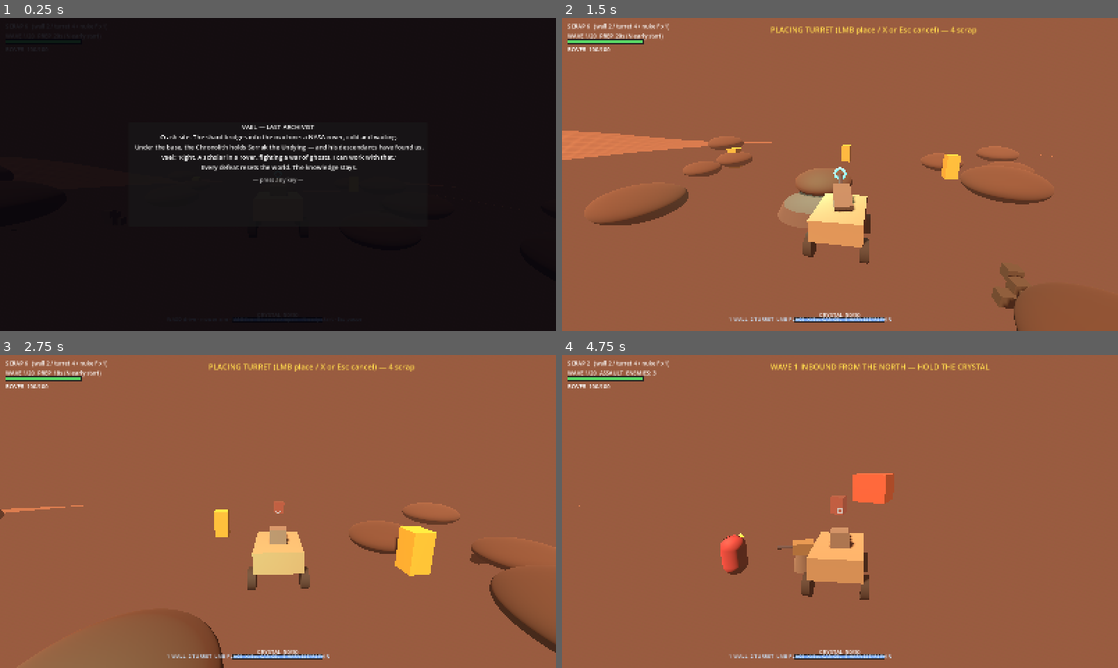
Above: before the commit, frames 1-4 (two rows, left to right).
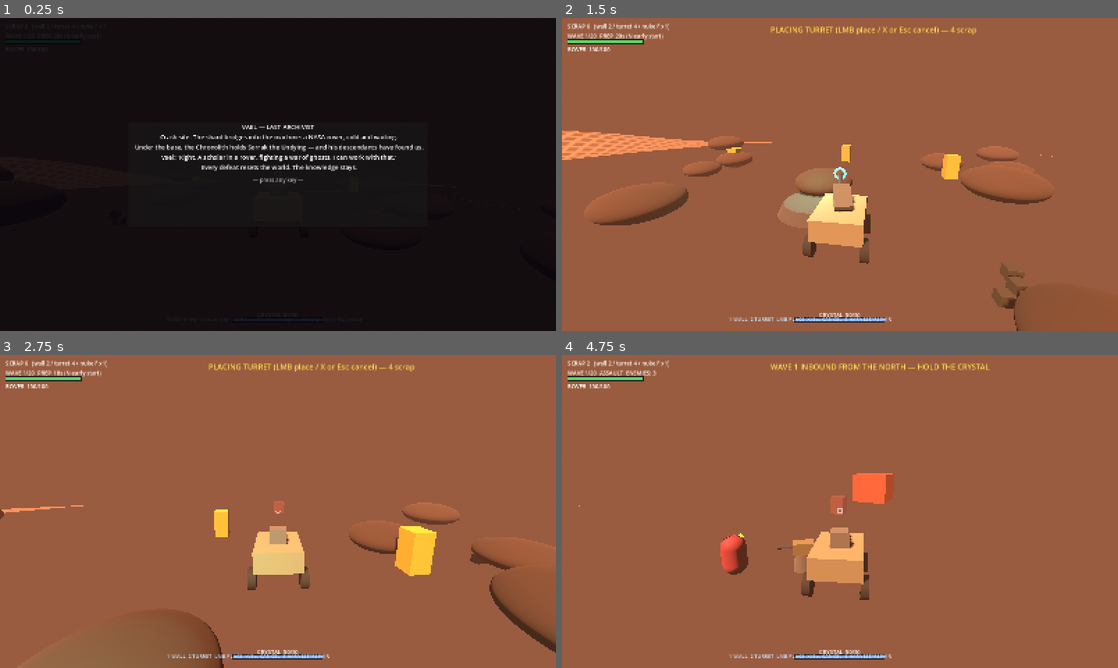
Above: after the commit, the same moments.

Repository: Sumane/chronolith-game
Game: Godot game, scene res://scenes/v1/entry.tscn
Two runs of this game, one before a commit and one after it. Both use one fixed random seed, a clock stepped at 60 frames per second and the inputs below.
Inputs (mouse positions are in pixels of both pictures, inside the frame that each line leads up to):
- Up to frame 1 (0.25 s): no input
- Up to frame 2 (1.5 s): tap Enter at 0.5 s; move the mouse to (867, 174) at 0.52 s; hold 1 (build_1) 0.53-1.28 s; hold W (move_up) from 0.53 s (still down); click (867, 174) at 0.67 s; move the mouse to (812, 174) at 1.27 s; tap 2 (build_2) at 1.35 s
- Up to frame 3 (2.75 s): keep holding W (move_up); move the mouse to (289, 505) at 2.02 s; tap 3 (build_3) at 2.1 s
- Up to frame 4 (4.75 s): keep holding W (move_up); move the mouse to (834, 517) at 2.77 s; tap 4 (build_4) at 2.85 s; click (834, 517) at 2.92 s; move the mouse to (878, 514) at 3.52 s; hold V (deploy_rover) 3.53-4.28 s; tap B (debug_golem) at 4.15 s; move the mouse to (795, 508) at 4.27 s; tap N (early_start) at 4.35 s

The runs differ from the first frame. In frame 2, 0.9% of the frame differs, in the area x 0-89%, y 36-46%; in frame 3, 0.1%; in frame 4, less than 0.1%.

Commit message:
fix(3d): make the ground grid hold at glancing angles (fix 5)
The reported 'inverted visible face': the player camera is nearly
horizontal, so the flat ground in front is sampled at extreme
minification. A 1 px (6 cm) grid line with no anisotropic filtering
averages out on the face you are driving on while it survives on
steeper ground further away - the texture appears to live on the
opposite face of the ground.

- grid lines 1 px -> 6 px (6 cm -> 37.5 cm of ground)
- terrain material: TEXTURE_FILTER_LINEAR_WITH_MIPMAPS_ANISOTROPIC
  (the 4.7 enum name) + anisotropic_filtering_level=16 in
  project.godot (rendering/textures/default_filters/...)
- terrain_probe: line width, material filter, saved project level
- ground_debug: new gd_glance.png shot at the near-horizontal
  complaint angle

Diff:
--- a/project.godot
+++ b/project.godot
@@ -30,3 +30,9 @@
 
 renderer/rendering_method="mobile"
 renderer/rendering_method.mobile="gl_compatibility"
+# The ground grid must hold at glancing camera angles (the player camera is
+# nearly horizontal): without anisotropic filtering the 1 m grid minifies
+# away on flat ground while it survives on steeper ground — the texture
+# appears to "live" on a different face of the ground than the one you are
+# driving on (playtest fix 5)
+textures/default_filters/anisotropic_filtering_level=16
--- a/tests/v1/ground_debug.gd
+++ b/tests/v1/ground_debug.gd
@@ -5,6 +5,8 @@
 ##   gd_player.png — low player-style view over the arena
 ##   gd_top.png    — ortho straight down (the 1 m grid, visible or not)
 ##   gd_edge.png   — from the arena edge out over the plain to the horizon
+##   gd_glance.png — near-horizontal at rover height (the "wrong face"
+##                   angle): the grid must hold on the flat ground in front
 ## Run WITHOUT --headless:  godot --path . tests/v1/ground_debug.tscn
 
 func _ready() -> void:
@@ -71,6 +73,15 @@
 	cam3.queue_free()
 	await _wait(5)
 
+	# 4: fix-5 angle — near-horizontal, at rover height, looking across flat
+	# ground toward the arena relief (the "wrong face" report angle): the 1 m
+	# grid must be visible on the FLAT ground in front, not only on the
+	# steeper ground further away
+	var cam4 := await _cam(Vector3(0.0, 1.4, 12.0), Vector3(0.0, 0.3, -24.0), 70.0, 0.0)
+	_shot("user://gd_glance.png")
+	cam4.queue_free()
+	await _wait(5)
+
 	print("== ground debug: done ==")
 	arena.queue_free()
 	await _wait(5)
--- a/tests/v1/terrain_probe.gd
+++ b/tests/v1/terrain_probe.gd
@@ -29,6 +29,21 @@
 		if FileAccess.file_exists(gp):
 			DirAccess.remove_absolute(gp)
 
+## The anisotropy level as saved in project.godot (not the runtime value —
+## the engine clamps that to the active renderer's capability at startup,
+## and the headless renderer clamps it to 2).
+func _saved_aniso_level() -> int:
+	var f := FileAccess.open("res://project.godot", FileAccess.READ)
+	if f == null:
+		return 0
+	var lvl := 0
+	while not f.eof_reached():
+		var line := f.get_line().strip_edges()
+		if line.begins_with("textures/default_filters/anisotropic_filtering_level="):
+			lvl = int(line.split("=")[1])
+			break
+	return lvl
+
 func _run() -> void:
 	_wipe()
 	var es := ResourceLoader.load("res://scenes/v1/entry.tscn") as PackedScene
@@ -57,6 +72,33 @@
 	check("the ground is one wide field (>= 100 m), not a 40 m slab", field_wide)
 	check("no second floor: no PlaneMesh plain under the terrain", plane_count == 0)
 
+	# fix 5: the grid must survive glancing camera angles — wide lines (a
+	# 1 px / 6 cm line is sub-texel the moment the ground is sampled at a
+	# shallow angle) + anisotropic sampling (material + project level)
+	var line_wide := false
+	var aniso_ok := false
+	if tmi != null and tmi.material_override is StandardMaterial3D:
+		var tm := tmi.material_override as StandardMaterial3D
+		aniso_ok = tm.texture_filter == BaseMaterial3D.TEXTURE_FILTER_LINEAR_WITH_MIPMAPS_ANISOTROPIC
+		var tex2: Texture2D = tm.albedo_texture
+		if tex2 is ImageTexture:
+			var img := (tex2 as ImageTexture).get_image()
+			var run := 0
+			while run < 16:
+				var p := img.get_pixel(run, 1)
+				var dl := Vector3(p.r - 0.68, p.g - 0.47, p.b - 0.34)
+				if dl.length() > 0.05:
+					break
+				run += 1
+			line_wide = run >= 4
+	check("grid lines are wide enough to survive minification (>= 4 px)", line_wide)
+	check("terrain material uses anisotropic mipmapped filtering", aniso_ok)
+	# the project level is read from project.godot itself: the engine clamps
+	# the runtime value to the renderer's capability at startup, so headless
+	# always reports the clamped number — the saved file value is what the
+	# player's GPU will actually receive
+	check("project.godot sets anisotropic filtering level >= 8", _saved_aniso_level() >= 8)
+
 	# the collision heightmap covers the whole field (4.7: map centred on
 	# the body origin, one world unit per sample)
 	var col_ok := false
--- a/world/arena.gd
+++ b/world/arena.gd
@@ -94,7 +94,16 @@
 func _terrain_material() -> StandardMaterial3D:
 	var m := StandardMaterial3D.new()
 	m.albedo_texture = _grid_texture()
-	m.texture_filter = BaseMaterial3D.TEXTURE_FILTER_LINEAR_WITH_MIPMAPS
+	# ANISOTROPIC (with the mipmap chain): the player camera is nearly
+	# horizontal, so the ground in front of you is sampled at extreme
+	# minification. Without anisotropy the 1 m grid averages out on the flat
+	# ground you are driving on while it survives on steeper ground further
+	# away — the texture appears to live on a different face of the ground
+	# than the one under the rover (playtest fix 5). Anisotropy keeps it on
+	# the face you are looking at, at every angle. Requires
+	# rendering/textures/default_filters/anisotropic_filtering_level in
+	# project.godot (16).
+	m.texture_filter = BaseMaterial3D.TEXTURE_FILTER_LINEAR_WITH_MIPMAPS_ANISOTROPIC
 	m.roughness = 1.0
 	return m
 
@@ -103,9 +112,13 @@
 ## surface reads as 1 m square placeholder tiles and distances are
 ## measurable. The 120 m field reuses the same image tiled (UVs span 0..3),
 ## so the 1 m grid is continuous from the arena to the field edge.
+## Fix 5: the lines are 6 px wide (37.5 cm of ground) — a 1 px line
+## (6 cm) is sub-texel as soon as the ground is sampled at a glancing
+## angle and the grid vanishes from the face you are looking at.
 func _grid_texture() -> ImageTexture:
 	const RES := 640
 	const PER_M := 16
+	const LINE := 6
 	var img := Image.create(RES, RES, false, Image.FORMAT_RGB8)
 	var base := Color(0.45, 0.26, 0.17)
 	var line := Color(0.68, 0.47, 0.34)
@@ -114,7 +127,7 @@
 			var r := fmod(sin(float(x) * 127.1 + float(y) * 311.7) * 43758.5453, 1.0)
 			var v := 1.0 + (r - 0.5) * 0.22
 			var c := Color(base.r * v, base.g * v, base.b * v)
-			if x % PER_M == 0 or y % PER_M == 0:
+			if x % PER_M < LINE or y % PER_M < LINE:
 				c = line
 			img.set_pixel(x, y, c)
 	img.generate_mipmaps()
Not shown, changed: docs/progress.md
